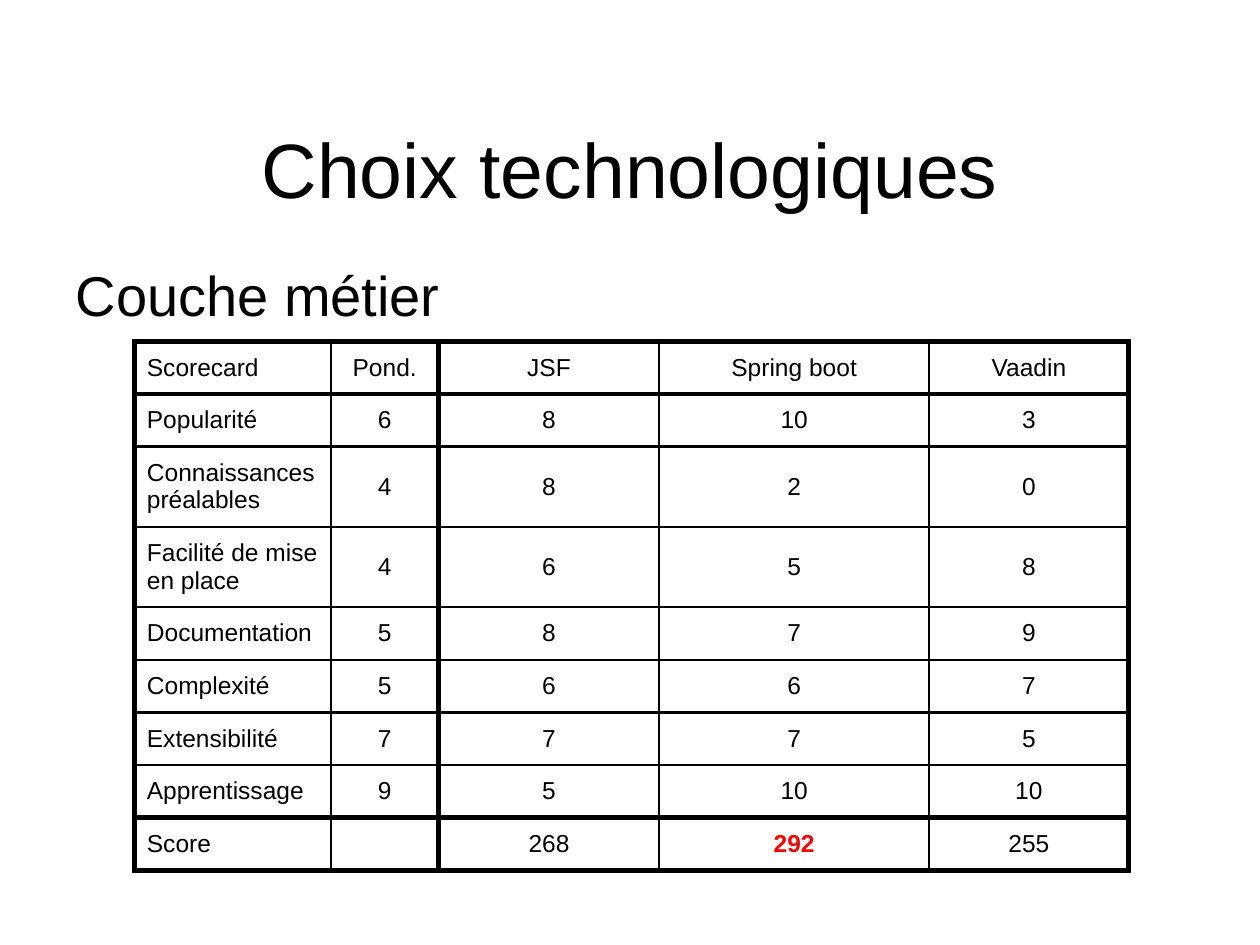
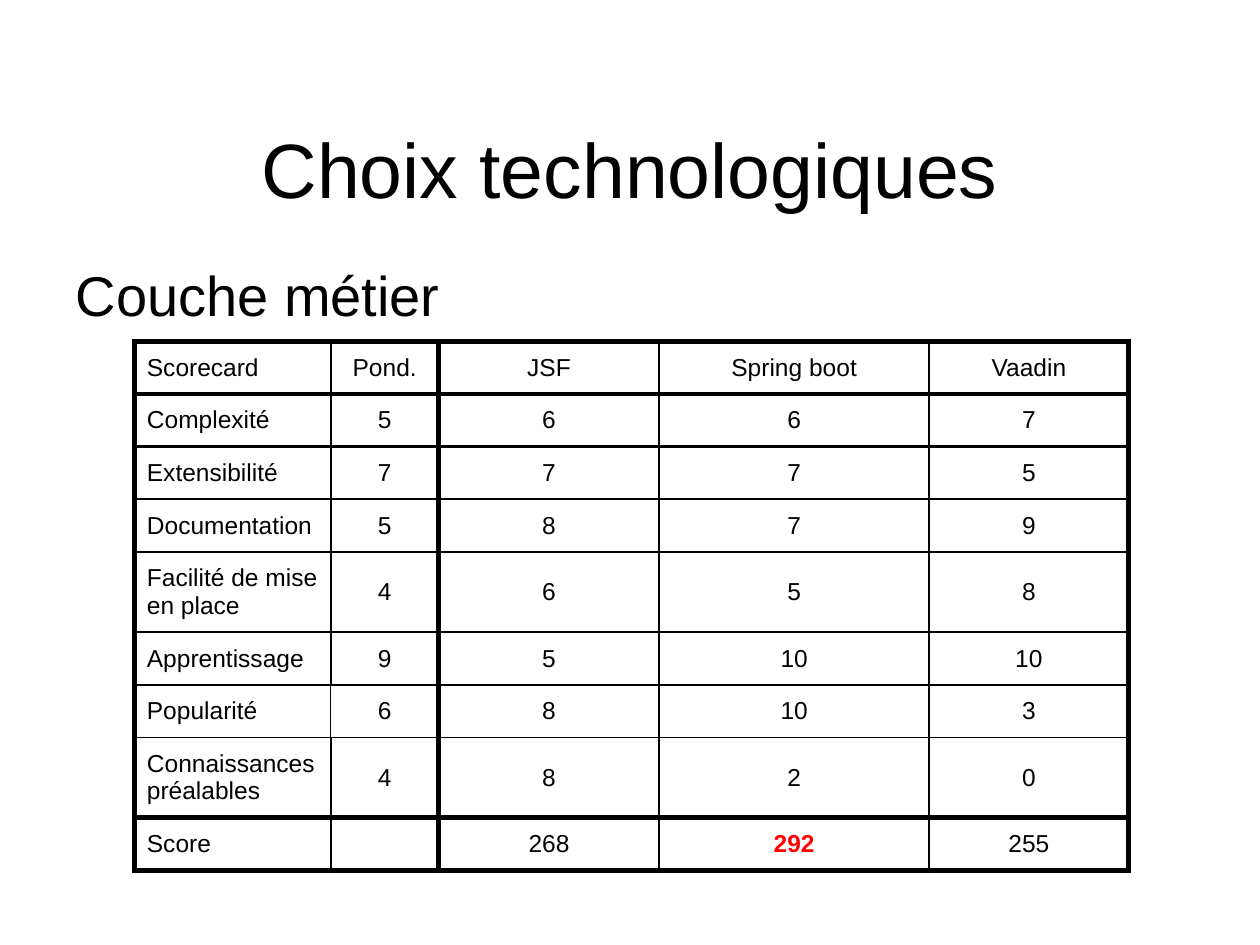
Before and after one commit to NicolasFuchs/Hashcode, a slide deck: slide 6 of G6_presentation_intermediaire_fuchs_butty_rial.pptx. Drawn at 1260x945 pixels with LibreOffice and Linux fonts; fonts in the diff are those of the drawing; background and template pictures are left out. Boxes give left, top, right and bottom in pixels: in the first picture for what was removed or moved away, otherwise in the second. Text is boxed around its words. In the diff, an @@ line names an element or a change of style, - is before the commit and + after.

```diff
--- a/G6_presentation_intermediaire_fuchs_butty_rial.pptx
+++ b/G6_presentation_intermediaire_fuchs_butty_rial.pptx
@@ table at (135, 341, 1129, 892) @@
+row 2: Complexité | 5 | 6 | 6 | 7
+row 3: Extensibilité | 7 | 7 | 7 | 5
+row 4: Documentation | 5 | 8 | 7 | 9
+row 5: Facilité de mise en place | 4 | 6 | 5 | 8
+row 6: Apprentissage | 9 | 5 | 10 | 10
-row 4: Facilité de mise en place | 4 | 6 | 5 | 8
-row 5: Documentation | 5 | 8 | 7 | 9
-row 6: Complexité | 5 | 6 | 6 | 7
-row 7: Extensibilité | 7 | 7 | 7 | 5
-row 8: Apprentissage | 9 | 5 | 10 | 10
@@ borders changed @@
```
Also in this commit, not shown: 1 other slide changed.
